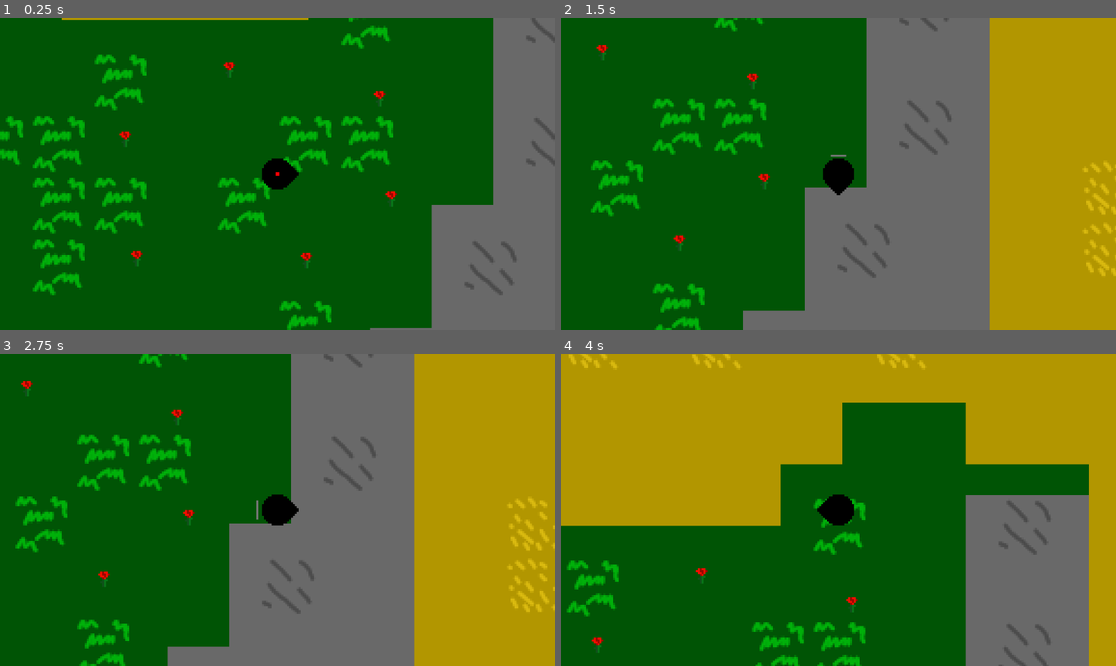
Above: before the commit, frames 1-4 (two rows, left to right).
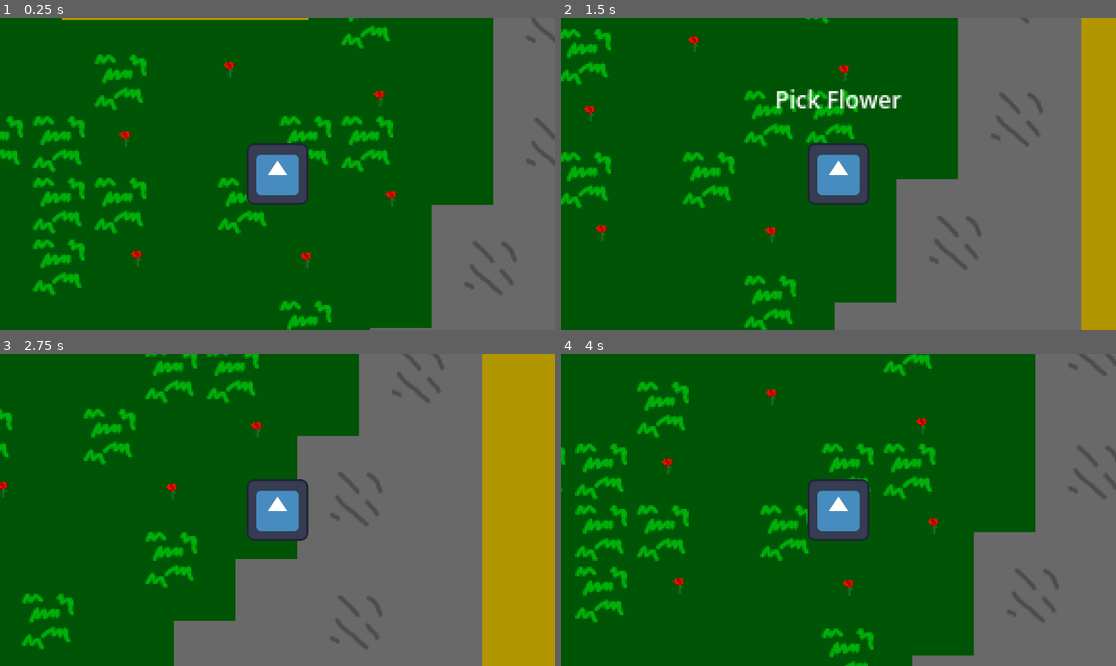
Above: after the commit, the same moments.

Repository: DarkGuardian470/Rose-Grove-Island
Game: Godot game, scene res://Scenes/game.tscn
Same seed, same stepped clock (60 frames per second), same inputs: the game is played once before the commit and once after it. The engine's default icon, where the game draws it, is replaced by a stand-in: a white triangle on a blue panel in a dark square.
Inputs:
- Up to frame 1 (0.25 s): no input
- Up to frame 2 (1.5 s): tap Enter at 0.5 s; hold Right (Move_Right) 0.53-1.28 s; hold Space (Action, bound only before the commit) 0.53-1.28 s; tap E (Inv, bound only before the commit) at 0.8, 1.35 s; hold Down (Move_Down) from 1.28 s (still down)
- Up to frame 3 (2.75 s): tap Shift (Sprint, bound only after the commit) at 1.55 s; release Down (Move_Down) at 2.03 s; hold Right (Move_Right) from 2.03 s (still down); hold Shift (Sprint, bound only after the commit) from 2.03 s (still down); tap Space (Action, bound only before the commit) at 2.3 s
- Up to frame 4 (4 s): tap Space (Action, bound only before the commit) at 2.75, 2.85 s; release Right (Move_Right) at 2.78 s; release Shift (Sprint, bound only after the commit) at 2.78 s; hold Up (Move_Up) 2.78-3.53 s; tap E (Inv, bound only before the commit) at 3.05, 3.6 s; hold Left (Move_Left) from 3.53 s (still down); hold Shift (Sprint, bound only after the commit) from 3.53 s (still down)

The runs differ from the first frame. In frame 1, 2.2% of the frame differs, in the area x 44-56%, y 40-60%; in frame 2, 41%; in frame 3, 27%; in frame 4, 53%, in the area x 0-100%, y 0-100%.

Commit message:
Add files via upload

Diff:
--- a/Assests/Interactable and Componets/interacting.gd
+++ b/Assests/Interactable and Componets/interacting.gd
@@ -5,7 +5,7 @@
 var can_interact := true
 
 func _input(event: InputEvent) -> void:
-	if event.is_action_pressed("Action") and can_interact:
+	if event.is_action_pressed("Use") and can_interact:
 		if current_interactions:
 			can_interact = false
 			interact_label.hide()
--- a/Assests/Inventory/inv_ui.gd
+++ b/Assests/Inventory/inv_ui.gd
@@ -14,8 +14,8 @@
 	for i in range(min(inv.slots.size(), slots.size())):
 		slots[i].update(inv.slots[i])
 
-func _process(delta):
-	if Input.is_action_just_pressed("Inv"):
+func _process(_delta):
+	if Input.is_action_just_pressed("Inventory"):
 		if is_open:
 			close()
 		else:
--- a/Assests/Inventory/playerinv.tres
+++ b/Assests/Inventory/playerinv.tres
@@ -1,66 +1,54 @@
-[gd_resource type="Resource" script_class="Inv" load_steps=15 format=3 uid="uid://b08ppx2fqyukv"]
+[gd_resource type="Resource" script_class="Inv" format=3 uid="uid://b08ppx2fqyukv"]
 
 [ext_resource type="Script" uid="uid://cbmvv400fp5d7" path="res://Assests/Inventory/Inventory.gd" id="2_18aai"]
 [ext_resource type="Script" uid="uid://klksur0xqm0g" path="res://Scripts/Inv_slot.gd" id="2_gfuox"]
 
 [sub_resource type="Resource" id="Resource_18aai"]
 script = ExtResource("2_gfuox")
-amount = 0
 metadata/_custom_type_script = "uid://klksur0xqm0g"
 
 [sub_resource type="Resource" id="Resource_kfg8u"]
 script = ExtResource("2_gfuox")
-amount = 0
 metadata/_custom_type_script = "uid://klksur0xqm0g"
 
 [sub_resource type="Resource" id="Resource_fmoxa"]
 script = ExtResource("2_gfuox")
-amount = 0
 metadata/_custom_type_script = "uid://klksur0xqm0g"
 
 [sub_resource type="Resource" id="Resource_hnusc"]
 script = ExtResource("2_gfuox")
-amount = 0
 metadata/_custom_type_script = "uid://klksur0xqm0g"
 
 [sub_resource type="Resource" id="Resource_t2n5l"]
 script = ExtResource("2_gfuox")
-amount = 0
 metadata/_custom_type_script = "uid://klksur0xqm0g"
 
 [sub_resource type="Resource" id="Resource_1bnx4"]
 script = ExtResource("2_gfuox")
-amount = 0
 metadata/_custom_type_script = "uid://klksur0xqm0g"
 
 [sub_resource type="Resource" id="Resource_wfv5y"]
 script = ExtResource("2_gfuox")
-amount = 0
 metadata/_custom_type_script = "uid://klksur0xqm0g"
 
 [sub_resource type="Resource" id="Resource_qnw6p"]
 script = ExtResource("2_gfuox")
-amount = 0
 metadata/_custom_type_script = "uid://klksur0xqm0g"
 
 [sub_resource type="Resource" id="Resource_3afkp"]
 script = ExtResource("2_gfuox")
-amount = 0
 metadata/_custom_type_script = "uid://klksur0xqm0g"
 
 [sub_resource type="Resource" id="Resource_h5m1g"]
 script = ExtResource("2_gfuox")
-amount = 0
 metadata/_custom_type_script = "uid://klksur0xqm0g"
 
 [sub_resource type="Resource" id="Resource_p76kc"]
 script = ExtResource("2_gfuox")
-amount = 0
 metadata/_custom_type_script = "uid://klksur0xqm0g"
 
 [sub_resource type="Resource" id="Resource_6js0q"]
 script = ExtResource("2_gfuox")
-amount = 0
 metadata/_custom_type_script = "uid://klksur0xqm0g"
 
 [resource]
--- a/Scenes/game.tscn
+++ b/Scenes/game.tscn
@@ -1,8 +1,9 @@
-[gd_scene load_steps=7 format=3 uid="uid://dqf2452v66cgj"]
+[gd_scene format=3 uid="uid://dqf2452v66cgj"]
 
 [ext_resource type="PackedScene" uid="uid://cqkwn546julcr" path="res://Scenes/player.tscn" id="1_ebmjs"]
 [ext_resource type="Texture2D" uid="uid://juo2rjmo4wft" path="res://Assests/Sprites/Tile Sets.png" id="1_wrm1d"]
 [ext_resource type="PackedScene" uid="uid://5m3td8tlhl3r" path="res://Scenes/Red Flower.tscn" id="3_wrm1d"]
+[ext_resource type="Texture2D" uid="uid://bia0xd6a185m0" path="res://icon.svg" id="4_3dryh"]
 
 [sub_resource type="WorldBoundaryShape2D" id="WorldBoundaryShape2D_qxrlw"]
 distance = -66.0
@@ -135,71 +136,82 @@
 physics_layer_0/collision_layer = 1
 sources/0 = SubResource("TileSetAtlasSource_3dryh")
 
-[node name="Game" type="Node2D"]
-
-[node name="World Borders" type="Node" parent="."]
-
-[node name="World Border South" type="StaticBody2D" parent="World Borders"]
-collision_layer = 3
-
-[node name="CollisionShape2D" type="CollisionShape2D" parent="World Borders/World Border South"]
+[sub_resource type="RectangleShape2D" id="RectangleShape2D_ayypw"]
+
+[node name="Game" type="Node2D" unique_id=1136426072]
+
+[node name="World Borders" type="Node" parent="." unique_id=1525000728]
+
+[node name="World Border South" type="StaticBody2D" parent="World Borders" unique_id=836550625]
+collision_layer = 3
+
+[node name="CollisionShape2D" type="CollisionShape2D" parent="World Borders/World Border South" unique_id=1717501472]
 position = Vector2(1, 285)
 shape = SubResource("WorldBoundaryShape2D_qxrlw")
 
-[node name="World Border West" type="StaticBody2D" parent="World Borders"]
-collision_layer = 3
-
-[node name="CollisionShape2D" type="CollisionShape2D" parent="World Borders/World Border West"]
+[node name="World Border West" type="StaticBody2D" parent="World Borders" unique_id=1779848219]
+collision_layer = 3
+
+[node name="CollisionShape2D" type="CollisionShape2D" parent="World Borders/World Border West" unique_id=541578034]
 position = Vector2(349, 1)
 rotation = -1.5708
 shape = SubResource("WorldBoundaryShape2D_qxrlw")
 
-[node name="World Border North" type="StaticBody2D" parent="World Borders"]
-collision_layer = 3
-
-[node name="CollisionShape2D" type="CollisionShape2D" parent="World Borders/World Border North"]
+[node name="World Border North" type="StaticBody2D" parent="World Borders" unique_id=618739238]
+collision_layer = 3
+
+[node name="CollisionShape2D" type="CollisionShape2D" parent="World Borders/World Border North" unique_id=1658061765]
 position = Vector2(0, -284)
 rotation = 3.14159
 shape = SubResource("WorldBoundaryShape2D_qxrlw")
 
-[node name="World Border East" type="StaticBody2D" parent="World Borders"]
-collision_layer = 3
-
-[node name="CollisionShape2D" type="CollisionShape2D" parent="World Borders/World Border East"]
+[node name="World Border East" type="StaticBody2D" parent="World Borders" unique_id=209173855]
+collision_layer = 3
+
+[node name="CollisionShape2D" type="CollisionShape2D" parent="World Borders/World Border East" unique_id=2015931168]
 position = Vector2(-351, 1)
 rotation = 1.5708
 shape = SubResource("WorldBoundaryShape2D_qxrlw")
 
-[node name="TileMap" type="TileMap" parent="."]
+[node name="TileMap" type="TileMap" parent="." unique_id=1263943675]
 tile_set = SubResource("TileSet_wowpa")
 format = 2
 layer_0/tile_data = PackedInt32Array(-1, 65536, 0, 65535, 327680, 0, 0, 65536, 0, -65536, 327680, 0, 1, 65536, 0, -6553 …(10580 unchanged characters)…
 
-[node name="Flower Storage" type="Node" parent="."]
-
-[node name="Red Flower6" parent="Flower Storage" instance=ExtResource("3_wrm1d")]
+[node name="Flower Storage" type="Node" parent="." unique_id=150761259]
+
+[node name="Red Flower6" parent="Flower Storage" unique_id=868244988 instance=ExtResource("3_wrm1d")]
 position = Vector2(59, 13)
 
-[node name="Red Flower5" parent="Flower Storage" instance=ExtResource("3_wrm1d")]
+[node name="Red Flower5" parent="Flower Storage" unique_id=1806530056 instance=ExtResource("3_wrm1d")]
 position = Vector2(53, -39)
 
-[node name="Red Flower4" parent="Flower Storage" instance=ExtResource("3_wrm1d")]
+[node name="Red Flower4" parent="Flower Storage" unique_id=589078423 instance=ExtResource("3_wrm1d")]
 position = Vector2(-25, -54)
 
-[node name="Red Flower3" parent="Flower Storage" instance=ExtResource("3_wrm1d")]
+[node name="Red Flower3" parent="Flower Storage" unique_id=163592487 instance=ExtResource("3_wrm1d")]
 position = Vector2(15, 45)
 
-[node name="Red Flower2" parent="Flower Storage" instance=ExtResource("3_wrm1d")]
+[node name="Red Flower2" parent="Flower Storage" unique_id=530521255 instance=ExtResource("3_wrm1d")]
 position = Vector2(-73, 44)
 
-[node name="Red Flower" parent="Flower Storage" instance=ExtResource("3_wrm1d")]
+[node name="Red Flower" parent="Flower Storage" unique_id=1389023410 instance=ExtResource("3_wrm1d")]
 position = Vector2(-79, -18)
 
-[node name="Player" parent="." instance=ExtResource("1_ebmjs")]
-
-[node name="Camera2D" type="Camera2D" parent="Player"]
+[node name="Player" parent="." unique_id=940386823 instance=ExtResource("1_ebmjs")]
+
+[node name="Camera2D" type="Camera2D" parent="Player" unique_id=687673132]
+visible = false
 zoom = Vector2(4, 4)
 limit_left = -418
 limit_top = -352
 limit_right = 416
 limit_bottom = 352
+
+[node name="Sprite2D [PH]" type="Sprite2D" parent="Player" unique_id=1354601954]
+scale = Vector2(0.25, 0.25)
+texture = ExtResource("4_3dryh")
+
+[node name="CollisionShape2D2" type="CollisionShape2D" parent="Player" unique_id=1350512559]
+visible = false
+shape = SubResource("RectangleShape2D_ayypw")
--- a/Scripts/player.gd
+++ b/Scripts/player.gd
@@ -1,38 +1,59 @@
 extends CharacterBody2D
 
+const SPEED = 4000
+const SPRINT_BOOST = 1 # multiple of speed to add when sprinting
 
-const SPEED = 130.0
+enum DIR {NW = -3, N, NE, E, SE, S, SW, W} # E = 0
+func get_dir(angle: float) -> String:
+	# get the angle in 8th's of a circle
+	var ang = velocity.angle() * 8 / TAU
+	# return the direction
+	return DIR.find_key(int(ang))
 
 @onready var animated_sprite = $AnimatedSprite2D
-
 @export var inv: Inv
-
 var idle_dir = "side"
 
+func get_inputs(delta: float) -> void:
+	var input_direction = Input.get_vector(
+		"Move_Left", "Move_Right",
+		"Move_Up",   "Move_Down",
+	)
+	var isSprint = Input.is_action_pressed("Sprint")
+	velocity = input_direction * SPEED * (1 + int(isSprint) * SPRINT_BOOST) * delta
+
 @warning_ignore("unused_parameter")
+func animate() -> void:
+	# Movement
+	if velocity.is_zero_approx(): # not moving
+		animated_sprite.play("idle" + idle_dir)
+		return
+
+	else:
+		var dir = get_dir(velocity.angle())
+		match dir:
+			"N":
+				animated_sprite.play("moving_up")
+				idle_dir = "up"
+
+			"S":
+				animated_sprite.play("moving_down")
+				idle_dir = "down"
+
+			"NE", "E", "SE":
+				animated_sprite.play("moving_side")
+				animated_sprite.flip_h = false
+				idle_dir = "side"
+
+			"NW", "W", "SW":
+				animated_sprite.play("moving_side")
+				animated_sprite.flip_h = true
+				idle_dir = "side"
+
 func _physics_process(delta: float) -> void:
-
-	# Direction Control
-	var x_dir := Input.get_axis("Move_Left", "Move_Right")
-	var y_dir := Input.get_axis("Move_Up", "Move_Down")
-
-	# Movement
-	velocity.x = x_dir * SPEED
-	velocity.y = y_dir * SPEED
-
-	if x_dir != 0:
-		animated_sprite.play("Moving side")
-		animated_sprite.flip_h = x_dir < 0
-		idle_dir = "side"
-	elif y_dir > 0:
-		animated_sprite.play("Moving down")
-		idle_dir = "down"
-	elif y_dir < 0:
-		animated_sprite.play("Moving up")
-		idle_dir = "up"
-	else: # not moving
-		animated_sprite.play("Idle " + idle_dir)
-
+	get_inputs(delta)
+	# animate()
+	if !velocity.is_zero_approx(): print(get_dir(velocity.angle()))
 	move_and_slide()
 
 #Inventory Handling
--- a/project.godot
+++ b/project.godot
@@ -8,11 +8,15 @@
 
 config_version=5
 
+[animation]
+
+compatibility/default_parent_skeleton_in_mesh_instance_3d=true
+
 [application]
 
 config/name="Rose Grove Island"
 run/main_scene="uid://dqf2452v66cgj"
-config/features=PackedStringArray("4.4", "Mobile")
+config/features=PackedStringArray("4.7", "Mobile")
 config/icon="res://icon.svg"
 
 [dotnet]
@@ -25,35 +29,47 @@
 "deadzone": 0.2,
 "events": [Object(InputEventKey,"resource_local_to_scene":false,"resource_name":"","device":-1,"window_id":0,"alt_press …(195 unchanged characters)…
 , Object(InputEventKey,"resource_local_to_scene":false,"resource_name":"","device":-1,"window_id":0,"alt_pressed":false …(183 unchanged characters)…
+, Object(InputEventJoypadMotion,"resource_local_to_scene":false,"resource_name":"","device":-1,"axis":1,"axis_value":-1.0,"script":null)
 ]
 }
 Move_Down={
 "deadzone": 0.2,
 "events": [Object(InputEventKey,"resource_local_to_scene":false,"resource_name":"","device":-1,"window_id":0,"alt_press …(195 unchanged characters)…
 , Object(InputEventKey,"resource_local_to_scene":false,"resource_name":"","device":-1,"window_id":0,"alt_pressed":false …(183 unchanged characters)…
+, Object(InputEventJoypadMotion,"resource_local_to_scene":false,"resource_name":"","device":-1,"axis":1,"axis_value":1.0,"script":null)
 ]
 }
 Move_Left={
 "deadzone": 0.2,
 "events": [Object(InputEventKey,"resource_local_to_scene":false,"resource_name":"","device":-1,"window_id":0,"alt_press …(195 unchanged characters)…
 , Object(InputEventKey,"resource_local_to_scene":false,"resource_name":"","device":-1,"window_id":0,"alt_pressed":false …(182 unchanged characters)…
+, Object(InputEventJoypadMotion,"resource_local_to_scene":false,"resource_name":"","device":-1,"axis":0,"axis_value":-1.0,"script":null)
 ]
 }
 Move_Right={
 "deadzone": 0.2,
 "events": [Object(InputEventKey,"resource_local_to_scene":false,"resource_name":"","device":-1,"window_id":0,"alt_press …(195 unchanged characters)…
 , Object(InputEventKey,"resource_local_to_scene":false,"resource_name":"","device":-1,"window_id":0,"alt_pressed":false …(183 unchanged characters)…
+, Object(InputEventJoypadMotion,"resource_local_to_scene":false,"resource_name":"","device":-1,"axis":0,"axis_value":1.0,"script":null)
 ]
 }
-Action={
+Use={
 "deadzone": 0.2,
 "events": [Object(InputEventKey,"resource_local_to_scene":false,"resource_name":"","device":-1,"window_id":0,"alt_press …(191 unchanged characters)…
 , Object(InputEventMouseButton,"resource_local_to_scene":false,"resource_name":"","device":-1,"window_id":0,"alt_presse …(244 unchanged characters)…
+, Object(InputEventJoypadButton,"resource_local_to_scene":false,"resource_name":"","device":-1,"button_index":2,"pressure":0.0,"pressed":false,"script":null)
 ]
 }
-Inv={
+Inventory={
 "deadzone": 0.2,
 "events": [Object(InputEventKey,"resource_local_to_scene":false,"resource_name":"","device":-1,"window_id":0,"alt_press …(192 unchanged characters)…
+, Object(InputEventJoypadButton,"resource_local_to_scene":false,"resource_name":"","device":-1,"button_index":3,"pressure":0.0,"pressed":false,"script":null)
+]
+}
+Sprint={
+"deadzone": 0.2,
+"events": [Object(InputEventKey,"resource_local_to_scene":false,"resource_name":"","device":-1,"window_id":0,"alt_pressed":false,"shift_pressed":false,"ctrl_pressed":false,"meta_pressed":false,"pressed":false,"keycode":0,"physical_keycode":4194325,"key_label":0,"unicode":0,"location":0,"echo":false,"script":null)
+, Object(InputEventJoypadButton,"resource_local_to_scene":false,"resource_name":"","device":-1,"button_index":0,"pressure":0.0,"pressed":false,"script":null)
 ]
 }
 
Not shown, changed: Assests/Sprites/Adzie sprite sheet.png.import
Not shown, changed: Assests/Sprites/Alpha Sprite Axe.png.import
Not shown, changed: Assests/Sprites/Alpha Sprite Climbing Picks.png.import
Not shown, changed: Assests/Sprites/Alpha Sprite Fishing Rod.png.import
Not shown, changed: Assests/Sprites/Alpha Sprite Pick.png.import
Not shown, changed: Assests/Sprites/Alpha Sprite Plow.png.import
Not shown, changed: Assests/Sprites/Alpha Sprite Scikle.png.import
Not shown, changed: Assests/Sprites/Alpha Sprite Spanner.png.import
Not shown, changed: Assests/Sprites/Alpha Sprite Sword.png.import
Not shown, changed: Assests/Sprites/Alpha Sprite Watering Can.png.import
Not shown, changed: Assests/Sprites/Alpha Sprite base Idle Test.png.import
Not shown, changed: Assests/Sprites/Alpha Sprite base.png.import
(and 10 more such lines)
